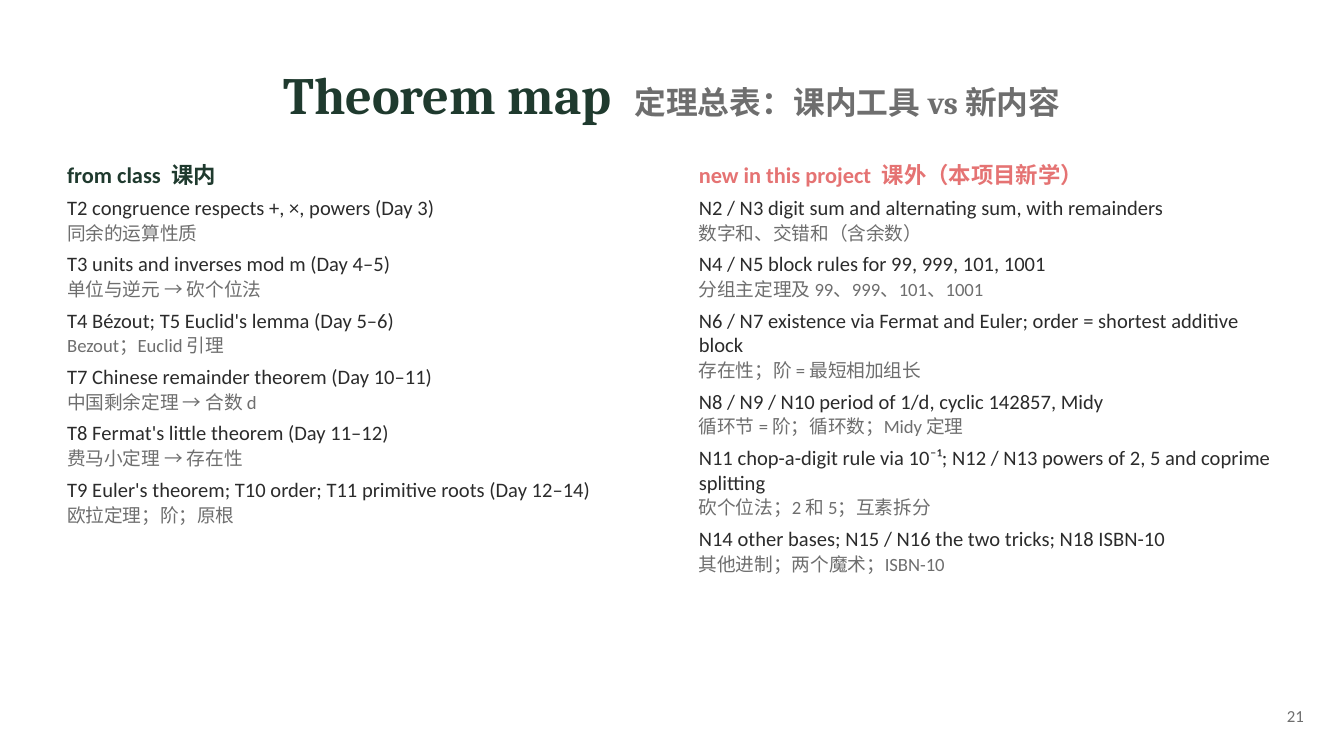
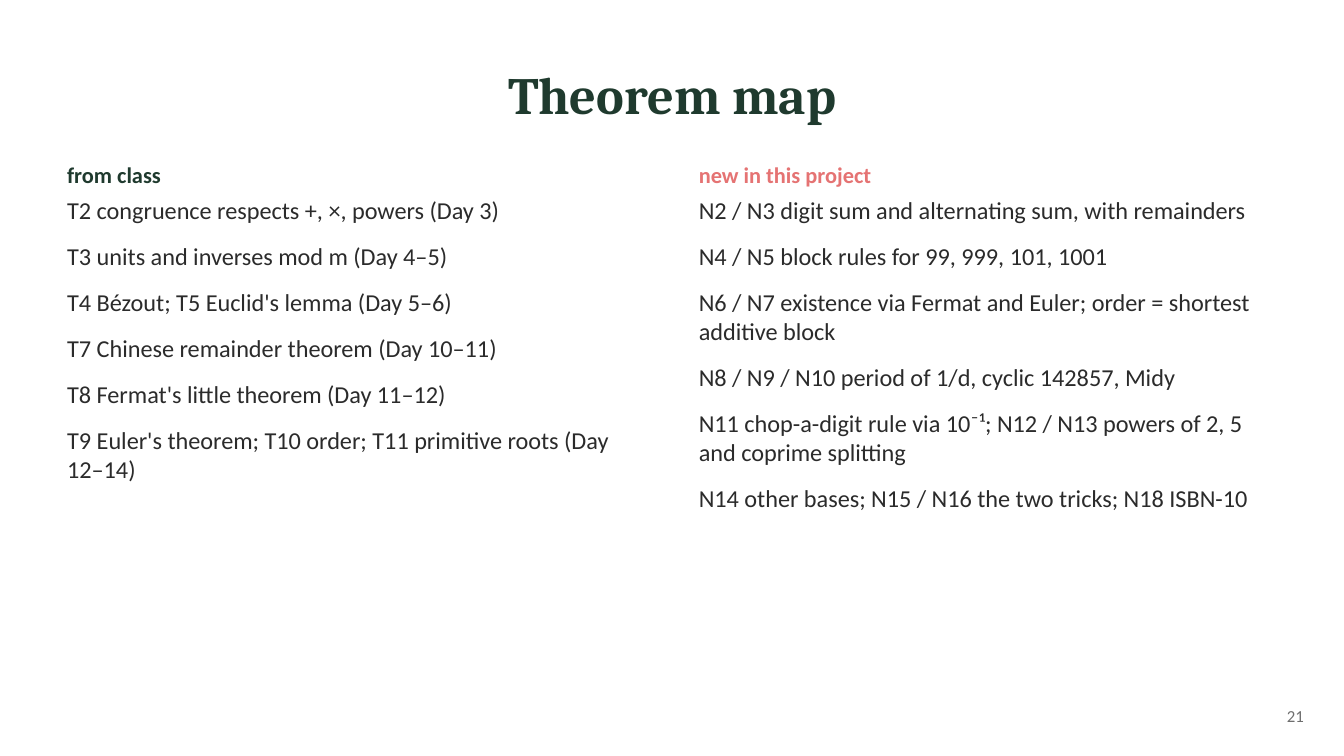
Before and after one commit to ZhihengLi0/math5248, a slide deck: slide 21 of slides/full.pptx. Drawn at 1344x756 pixels with LibreOffice and Linux fonts; fonts in the diff are those of the drawing. Boxes give left, top, right and bottom in pixels: in the first picture for what was removed or moved away, otherwise in the second. Text is boxed around its words. In the diff, an @@ line names an element or a change of style, - is before the commit and + after.

```diff
--- a/slides/full.pptx
+++ b/slides/full.pptx
@@ title at (508,77,836,125): text changed; size 17 to 28 pt; text colour #6E6E6E to #1F3A2E @@
-Theorem map 定理总表：课内工具 vs 新内容
+Theorem map
@@ text at (67,167,161,183): text changed @@
-from class 课内
+from class
@@ text at (699,167,871,187): text changed @@
-new in this project 课外（本项目新学）
+new in this project
@@ text at (67,201,608,481): paragraph removed @@
-同余的运算性质
@@ text "T2 congruence respects +, ×, ..." at (67,201,608,481): size 11 to 13 pt; more space between paragraphs; less space between paragraphs @@
@@ text "N2 / N3 digit sum ..." at (699,202,1250,510): size 11 to 13 pt; more space between paragraphs; less space between paragraphs @@
@@ text at (699,202,1250,510): paragraph removed @@
-循环节 = 阶；循环数；Midy 定理
@@ text at (699,224,922,242): paragraph removed @@
-数字和、交错和（含余数）
@@ text at (67,280,261,298): paragraph removed @@
-单位与逆元 → 砍个位法
@@ text at (699,280,984,298): paragraph removed @@
-分组主定理及 99、999、101、1001
@@ text at (67,336,224,355): paragraph removed @@
-Bezout；Euclid 引理
@@ text at (699,361,921,380): paragraph removed @@
-存在性；阶 = 最短相加组长
@@ text at (67,393,257,411): paragraph removed @@
-中国剩余定理 → 合数 d
@@ text at (67,449,243,467): paragraph removed @@
-费马小定理 → 存在性
@@ text at (67,506,234,525): paragraph removed @@
-欧拉定理；阶；原根
@@ text at (699,498,930,517): paragraph removed @@
-砍个位法；2 和 5；互素拆分
@@ text at (699,555,945,574): paragraph removed @@
-其他进制；两个魔术；ISBN-10
```
Also in this commit, not shown: 21 other slides changed, 5 other files.
